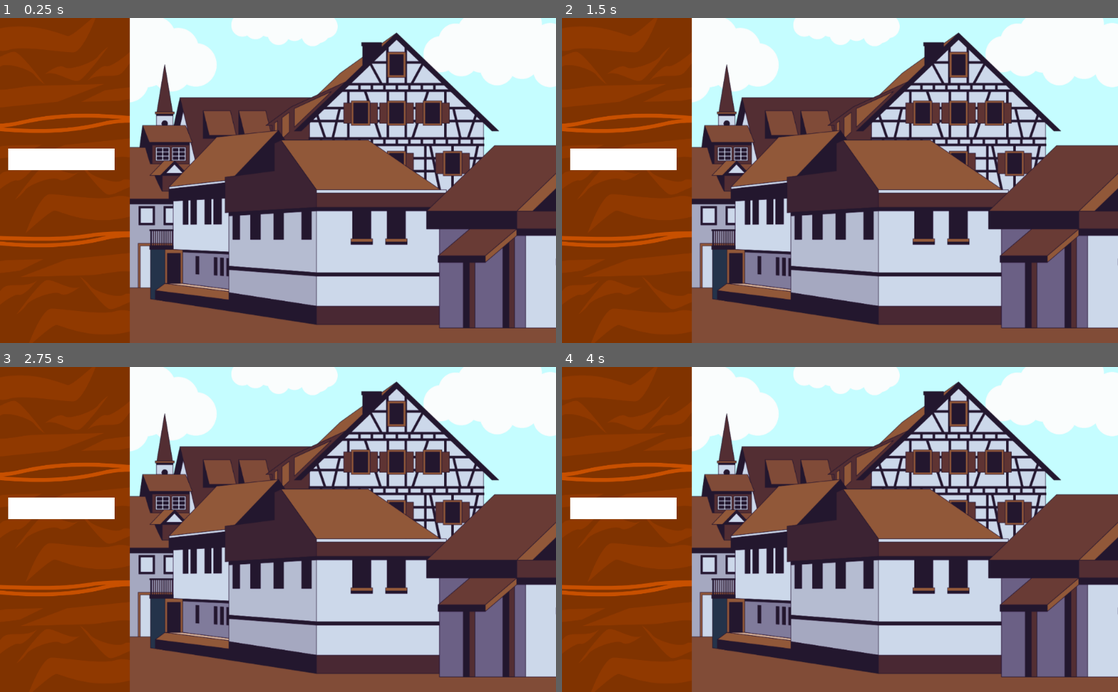
Above: before the commit, frames 1-4 (two rows, left to right).
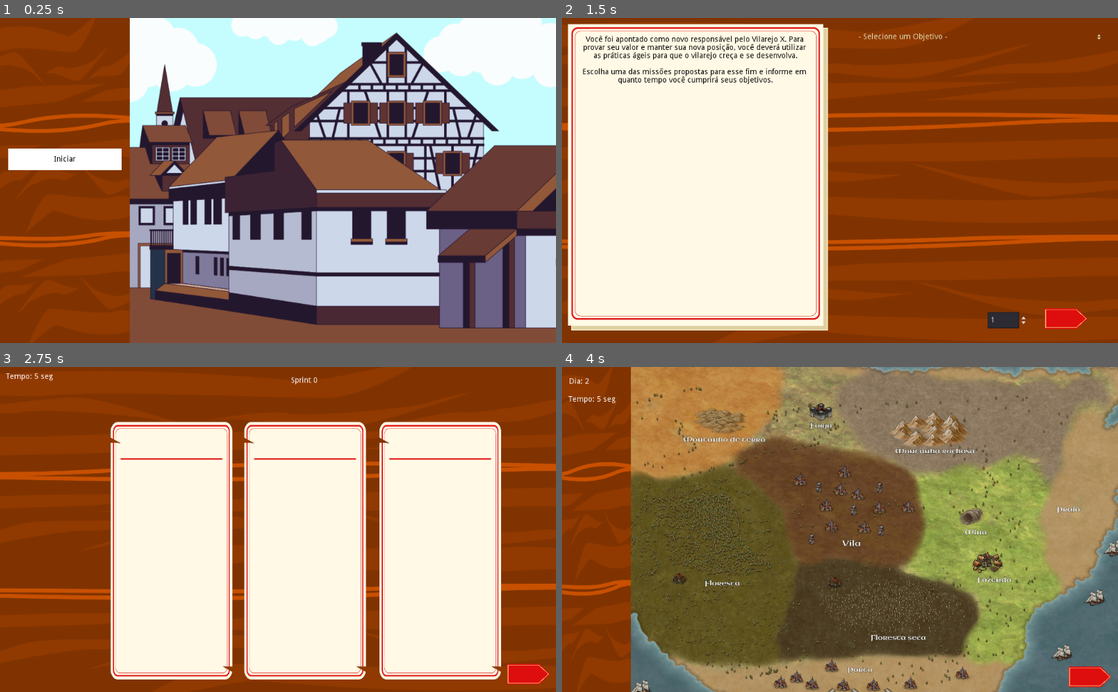
Above: after the commit, the same moments.

Repository: Gebp/TCC
Game: Godot game, scene res://Telas/1-MenuInicial.tscn
Same seed, same stepped clock (60 frames per second), same inputs: the game is played once before the commit and once after it.
Inputs (mouse positions are in pixels of both pictures, inside the frame that each line leads up to):
- Up to frame 1 (0.25 s): no input
- Up to frame 2 (1.5 s): click (628, 161) at 0.5 s; click (628, 161) at 1.27 s
- Up to frame 3 (2.75 s): click (505, 666) at 2.02 s
- Up to frame 4 (4 s): click (1090, 672) at 2.77 s; click (1090, 675) at 3.52 s

The runs differ from the first frame. In frame 1, 0.1% of the frame differs, in the area x 9-22%, y 40-47%; in frame 2, 96%, in the area x 0-100%, y 0-100%; in frame 3, 81%; in frame 4, 87%.

Commit message:
Loop de cenas implementado
Os contadores de sprint, quantidade de sprint e dias estão funcionando tbm

Diff:
--- a/Agile_Vilage/Scripts/Btn_scripts/btn_p4.gd
+++ b/Agile_Vilage/Scripts/Btn_scripts/btn_p4.gd
@@ -1,5 +1,12 @@
 extends Control
 
 func _on_Continuar_pressed():
-	# Ajustar loop
-	get_tree().change_scene("res://Telas/5-Resultado.tscn")
+	if GlobalVar.dia < 4:
+		GlobalVar.dia += 1
+		get_tree().change_scene("res://Telas/4-Execucao.tscn")
+	elif GlobalVar.sprint == GlobalVar.qtd_sprint:
+		get_tree().change_scene("res://Telas/5-Resultado.tscn")
+	else:
+		GlobalVar.dia = 1
+		GlobalVar.sprint += 1
+		get_tree().change_scene("res://Telas/3-Planejamento.tscn")
--- a/Agile_Vilage/Scripts/Btn_scripts/btn_p5.gd
+++ b/Agile_Vilage/Scripts/Btn_scripts/btn_p5.gd
@@ -1,4 +1,8 @@
 extends Control
 
 func _on_Reiniciar_pressed():
+	# Reseta os valores dos contadores para reiniciar
+	GlobalVar.qtd_sprint = 1
+	GlobalVar.sprint = 0
+	GlobalVar.dia = 1
 	get_tree().change_scene("res://Telas/1-MenuInicial.tscn")
--- /dev/null
+++ b/Agile_Vilage/Scripts/Singleton/global_var.gd
@@ -0,0 +1,5 @@
+extends Node2D
+
+var qtd_sprint = 1
+var sprint = 0
+var dia = 1
--- a/Agile_Vilage/Scripts/menu_execucao.gd
+++ b/Agile_Vilage/Scripts/menu_execucao.gd
@@ -1,11 +1,24 @@
 extends Node
 
-var tempo = 60
+var tempo = 5
 
 func _ready():
-	$Tempo_exec.text = str(tempo)
+	$Tempo_exec.text = 'Tempo: ' + str(tempo) + ' seg'
+	$Dia.text = 'Dia: ' + str(GlobalVar.dia)
 
-func _on_Timer_timeout():
+func _on_T_exec_timeout():
 	if tempo > 0:
 		tempo -= 1
-		$Tempo_exec.text = str(tempo)
+		$Tempo_exec.text = 'Tempo: ' + str(tempo) + ' seg'
+	if tempo == 0 and GlobalVar.dia < 4:
+		tempo = 5
+		GlobalVar.dia += 1
+		$Tempo_exec.text = 'Tempo: ' + str(tempo) + ' seg'
+		$Dia.text = 'Dia: ' + str(GlobalVar.dia)
+	elif tempo == 0 and GlobalVar.dia == 4:
+		GlobalVar.sprint += 1
+		if GlobalVar.sprint == GlobalVar.qtd_sprint:
+			get_tree().change_scene("res://Telas/5-Resultado.tscn")
+		else:
+			GlobalVar.dia = 1
+			get_tree().change_scene("res://Telas/3-Planejamento.tscn")
--- /dev/null
+++ b/Agile_Vilage/Scripts/menu_plan.gd
@@ -0,0 +1,14 @@
+extends Node
+
+var tempo = 5
+
+func _ready():
+	$Tempo_plan.text = 'Tempo: ' + str(tempo) + ' seg'
+	$Sprint.text = 'Sprint ' + str(GlobalVar.sprint)
+
+func _on_T_plan_timeout():
+	if tempo > 0:
+		tempo -= 1
+		$Tempo_plan.text = 'Tempo: ' + str(tempo) + ' seg'
+	elif tempo == 0:
+		get_tree().change_scene("res://Telas/4-Execucao.tscn")
--- a/Agile_Vilage/Scripts/objetivos.gd
+++ b/Agile_Vilage/Scripts/objetivos.gd
@@ -29,3 +29,7 @@
 		$TextObj.text = str('Objetivo 3')
 	if i == 3:
 		$TextObj.text = str('Objetivo 4')
+
+func _on_QtdSprint_value_changed(value):
+	GlobalVar.qtd_sprint = value
+	print(GlobalVar.qtd_sprint)
--- a/Agile_Vilage/Telas/1-MenuInicial.tscn
+++ b/Agile_Vilage/Telas/1-MenuInicial.tscn
@@ -34,19 +34,27 @@
 "_edit_lock_": true
 }
 
-[node name="Iniciar" type="TextureButton" parent="Area2D"]
+[node name="ColorRect" type="ColorRect" parent="Area2D"]
 margin_left = 15.0
 margin_top = 241.0
 margin_right = 224.0
 margin_bottom = 281.0
+
+[node name="Iniciar" type="TextureButton" parent="Area2D/ColorRect"]
+margin_right = 209.0
+margin_bottom = 40.0
 script = ExtResource( 4 )
 __meta__ = {
 "_edit_use_anchors_": true
 }
 
-[node name="ColorRect" type="ColorRect" parent="Area2D/Iniciar"]
-margin_right = 196.0
+[node name="IniciarText" type="Label" parent="Area2D/ColorRect"]
+modulate = Color( 0, 0, 0, 1 )
+margin_right = 208.0
 margin_bottom = 40.0
+text = "Iniciar"
+align = 1
+valign = 1
 
-[connection signal="pressed" from="Area2D/Iniciar" to="Area2D/Iniciar" method="_on_Iniciar_pressed"]
-[connection signal="pressed" from="Area2D/Iniciar" to="Area2D/Iniciar" method="_on_TextureButton_pressed"]
+[connection signal="pressed" from="Area2D/ColorRect/Iniciar" to="Area2D/ColorRect/Iniciar" method="_on_Iniciar_pressed"]
+[connection signal="pressed" from="Area2D/ColorRect/Iniciar" to="Area2D/ColorRect/Iniciar" method="_on_TextureButton_pressed"]
--- a/Agile_Vilage/Telas/2-SelecionarObjetivo.tscn
+++ b/Agile_Vilage/Telas/2-SelecionarObjetivo.tscn
@@ -80,6 +80,8 @@
 margin_top = 543.0
 margin_right = 858.0
 margin_bottom = 573.0
+min_value = 1.0
+value = 1.0
 rounded = true
 
 [node name="TextObj" type="RichTextLabel" parent="Seletor_obj"]
@@ -87,13 +89,14 @@
 margin_top = 89.0
 margin_right = 997.0
 margin_bottom = 500.0
-text = "Caixa de texto ainda não funcional"
 __meta__ = {
 "_edit_lock_": true
 }
 
+[connection signal="pressed" from="Iniciar_proj" to="Iniciar_proj" method="_on_Iniciar_proj_pressed"]
+[connection signal="pressed" from="Iniciar_proj" to="Iniciar_proj" method="_on_TextureButton_pressed"]
 [connection signal="pressed" from="Iniciar_proj" to="Iniciar_proj" method="_on_Reiniciar_pressed"]
-[connection signal="pressed" from="Iniciar_proj" to="Iniciar_proj" method="_on_TextureButton_pressed"]
-[connection signal="pressed" from="Iniciar_proj" to="Iniciar_proj" method="_on_Iniciar_proj_pressed"]
 [connection signal="item_selected" from="Seletor_obj/ListaObj" to="Seletor_obj" method="_on_ListaObj_item_selected"]
 [connection signal="item_selected" from="Seletor_obj/ListaObj" to="Seletor_obj/ListaObj" method="_on_ListaObj_item_selected"]
+[connection signal="changed" from="Seletor_obj/QtdSprint" to="Seletor_obj" method="_on_QtdSprint_changed"]
+[connection signal="value_changed" from="Seletor_obj/QtdSprint" to="Seletor_obj" method="_on_QtdSprint_value_changed"]
--- a/Agile_Vilage/Telas/3-Planejamento.tscn
+++ b/Agile_Vilage/Telas/3-Planejamento.tscn
@@ -1,9 +1,10 @@
-[gd_scene load_steps=6 format=2]
+[gd_scene load_steps=7 format=2]
 
 [ext_resource path="res://Imagens/Background/Mesa.png" type="Texture" id=1]
 [ext_resource path="res://Imagens/Cards/QuadroKanban.png" type="Texture" id=2]
 [ext_resource path="res://Imagens/Btns/Botao_prox.png" type="Texture" id=3]
 [ext_resource path="res://Scripts/Btn_scripts/btn_p3.gd" type="Script" id=4]
+[ext_resource path="res://Scripts/menu_plan.gd" type="Script" id=5]
 
 [sub_resource type="RectangleShape2D" id=1]
 extents = Vector2( 110, 231.5 )
@@ -21,41 +22,6 @@
 "_edit_lock_": true
 }
 
-[node name="ToDo" type="Area2D" parent="."]
-
-[node name="CollisionShape2D" type="CollisionShape2D" parent="ToDo"]
-position = Vector2( 316, 339.5 )
-shape = SubResource( 1 )
-
-[node name="QuadroKanban" type="Sprite" parent="ToDo/CollisionShape2D"]
-position = Vector2( -1, 0 )
-scale = Vector2( 0.376772, 0.529523 )
-texture = ExtResource( 2 )
-
-[node name="Doing" type="Area2D" parent="."]
-position = Vector2( 495, 0 )
-
-[node name="CollisionShape2D" type="CollisionShape2D" parent="Doing"]
-position = Vector2( 316, 339.5 )
-shape = SubResource( 1 )
-
-[node name="QuadroKanban" type="Sprite" parent="Doing/CollisionShape2D"]
-position = Vector2( -1, 0 )
-scale = Vector2( 0.376772, 0.529523 )
-texture = ExtResource( 2 )
-
-[node name="Done" type="Area2D" parent="."]
-position = Vector2( 246, 0 )
-
-[node name="CollisionShape2D" type="CollisionShape2D" parent="Done"]
-position = Vector2( 316, 339.5 )
-shape = SubResource( 1 )
-
-[node name="QuadroKanban" type="Sprite" parent="Done/CollisionShape2D"]
-position = Vector2( -1, 0 )
-scale = Vector2( 0.376772, 0.529523 )
-texture = ExtResource( 2 )
-
 [node name="Executar" type="TextureButton" parent="."]
 margin_left = 936.0
 margin_top = 547.0
@@ -68,6 +34,67 @@
 scale = Vector2( 0.180131, 0.199761 )
 texture = ExtResource( 3 )
 
-[connection signal="pressed" from="Executar" to="Executar" method="_on_Reiniciar_pressed"]
+[node name="Kanban" type="CanvasLayer" parent="."]
+
+[node name="ToDo" type="Area2D" parent="Kanban"]
+
+[node name="CollisionShape2D" type="CollisionShape2D" parent="Kanban/ToDo"]
+position = Vector2( 316, 339.5 )
+shape = SubResource( 1 )
+
+[node name="QuadroKanban" type="Sprite" parent="Kanban/ToDo/CollisionShape2D"]
+position = Vector2( -1, 0 )
+scale = Vector2( 0.376772, 0.529523 )
+texture = ExtResource( 2 )
+
+[node name="Doing" type="Area2D" parent="Kanban"]
+position = Vector2( 495, 0 )
+
+[node name="CollisionShape2D" type="CollisionShape2D" parent="Kanban/Doing"]
+position = Vector2( 316, 339.5 )
+shape = SubResource( 1 )
+
+[node name="QuadroKanban" type="Sprite" parent="Kanban/Doing/CollisionShape2D"]
+position = Vector2( -1, 0 )
+scale = Vector2( 0.376772, 0.529523 )
+texture = ExtResource( 2 )
+
+[node name="Done" type="Area2D" parent="Kanban"]
+position = Vector2( 246, 0 )
+
+[node name="CollisionShape2D" type="CollisionShape2D" parent="Kanban/Done"]
+position = Vector2( 316, 339.5 )
+shape = SubResource( 1 )
+
+[node name="QuadroKanban" type="Sprite" parent="Kanban/Done/CollisionShape2D"]
+position = Vector2( -1, 0 )
+scale = Vector2( 0.376772, 0.529523 )
+texture = ExtResource( 2 )
+
+[node name="Cabecalho" type="CanvasLayer" parent="."]
+script = ExtResource( 5 )
+
+[node name="Tempo_plan" type="Label" parent="Cabecalho"]
+margin_left = 11.0
+margin_top = 6.0
+margin_right = 115.0
+margin_bottom = 31.0
+text = "Tempo: xx seg"
+valign = 1
+
+[node name="Sprint" type="Label" parent="Cabecalho"]
+margin_left = 482.0
+margin_top = 8.0
+margin_right = 639.0
+margin_bottom = 42.0
+text = "Sprint x"
+align = 1
+valign = 1
+
+[node name="T_plan" type="Timer" parent="Cabecalho"]
+autostart = true
+
 [connection signal="pressed" from="Executar" to="Executar" method="_on_TextureButton_pressed"]
 [connection signal="pressed" from="Executar" to="Executar" method="_on_Executar_pressed"]
+[connection signal="pressed" from="Executar" to="Executar" method="_on_Reiniciar_pressed"]
+[connection signal="timeout" from="Cabecalho/T_plan" to="Cabecalho" method="_on_T_plan_timeout"]
--- a/Agile_Vilage/Telas/4-Execucao.tscn
+++ b/Agile_Vilage/Telas/4-Execucao.tscn
@@ -43,13 +43,21 @@
 script = ExtResource( 5 )
 
 [node name="Tempo_exec" type="Label" parent="Menu_lateral"]
-margin_left = 11.0
-margin_top = 6.0
-margin_right = 97.0
-margin_bottom = 31.0
-text = "60"
+margin_left = 12.0
+margin_top = 48.0
+margin_right = 116.0
+margin_bottom = 73.0
+text = "Tempo: xx seg"
+valign = 1
 
-[node name="Timer" type="Timer" parent="Menu_lateral"]
+[node name="Dia" type="Label" parent="Menu_lateral"]
+margin_left = 13.0
+margin_top = 20.0
+margin_right = 115.0
+margin_bottom = 42.0
+text = "Dia: x"
+
+[node name="T_exec" type="Timer" parent="Menu_lateral"]
 autostart = true
 
 [node name="Continuar" type="TextureButton" parent="."]
@@ -64,7 +72,8 @@
 scale = Vector2( 0.180131, 0.199761 )
 texture = ExtResource( 3 )
 
-[connection signal="timeout" from="Menu_lateral/Timer" to="Menu_lateral" method="_on_Timer_timeout"]
-[connection signal="pressed" from="Continuar" to="Continuar" method="_on_Reiniciar_pressed"]
+[connection signal="timeout" from="Menu_lateral/T_exec" to="Menu_lateral" method="_on_Timer_timeout"]
+[connection signal="timeout" from="Menu_lateral/T_exec" to="Menu_lateral" method="_on_T_exec_timeout"]
 [connection signal="pressed" from="Continuar" to="Continuar" method="_on_TextureButton_pressed"]
 [connection signal="pressed" from="Continuar" to="Continuar" method="_on_Continuar_pressed"]
+[connection signal="pressed" from="Continuar" to="Continuar" method="_on_Reiniciar_pressed"]
--- a/Agile_Vilage/project.godot
+++ b/Agile_Vilage/project.godot
@@ -14,6 +14,10 @@
 run/main_scene="res://Telas/1-MenuInicial.tscn"
 config/icon="res://icon.png"
 
+[autoload]
+
+GlobalVar="*res://Scripts/Singleton/global_var.gd"
+
 [physics]
 
 common/enable_pause_aware_picking=true
Not shown: 1 places in Agile_Vilage/Telas/5-Resultado.tscn that only renumber resources
